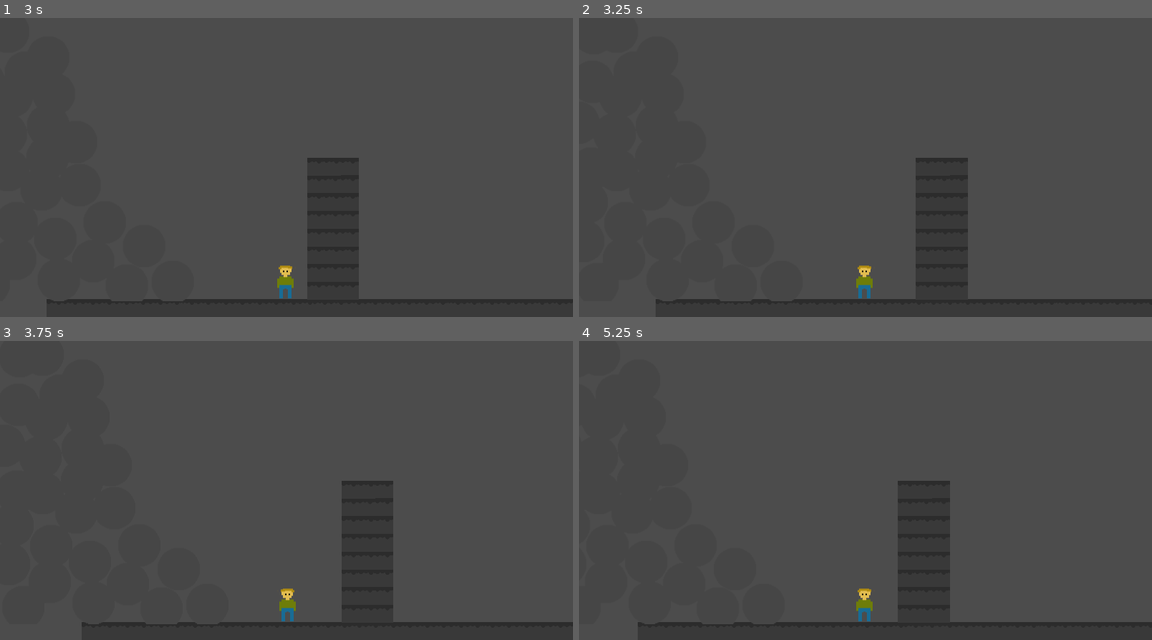
Above: before the commit, frames 1-4 (two rows, left to right).
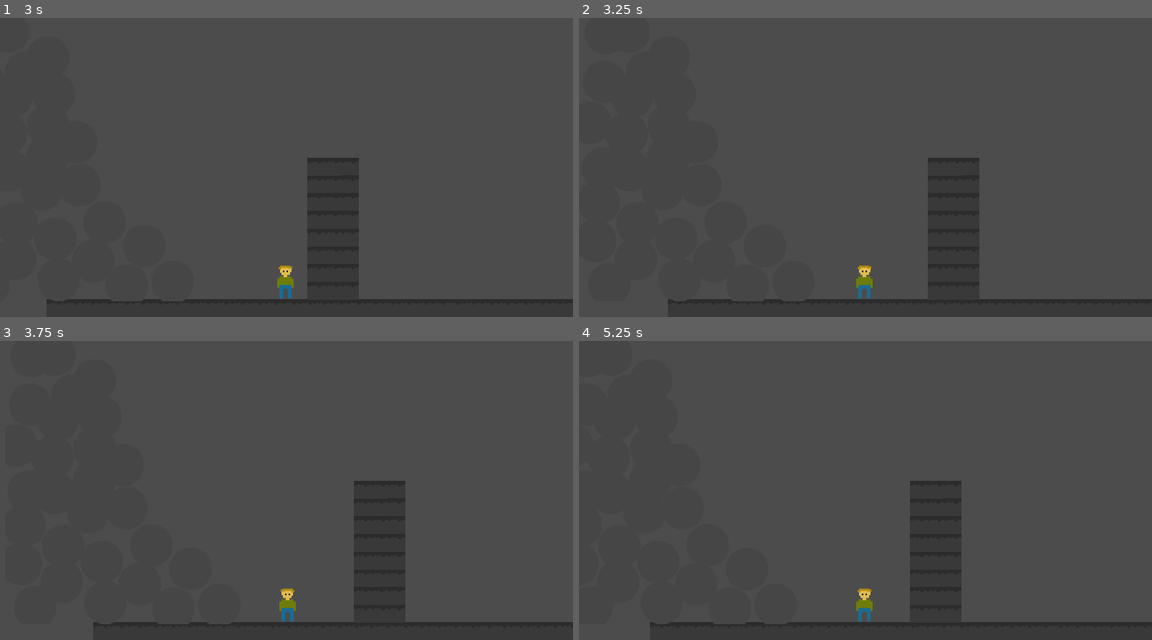
Above: after the commit, the same moments.

Repository: eggsnham07/Gold-Miners-wt
Game: Godot game, scene res://Scenes/menu.tscn
The game is run twice, just before and just after one commit, with the same random seed, the same clock (stepped at 60 frames per second) and the same inputs.
Inputs:
- Up to frame 1 (3 s): click "Play" at 0.5 s; tap Enter at 1.25 s; hold E (Dash) 1.28-2.03 s; hold D (Right) 1.28-2.78 s; tap Space (Jump) at 1.52, 2.27 s; tap E (Dash) at 2.1 s; hold A (Left) from 2.78 s (still down); hold Q (Grapple) from 2.78 s (still down)
- Up to frame 2 (3.25 s): keep holding A (Left); keep holding Q (Grapple); tap E (Dash) at 3.05 s
- Up to frame 3 (3.75 s): release A (Left) at 3.53 s; release Q (Grapple) at 3.53 s; hold D (Right) from 3.53 s (still down); tap Shift (Sprint) at 3.6 s
- Up to frame 4 (5.25 s): tap Space (Jump) at 3.77, 4.52 s; tap E (Dash) at 3.8, 5.1 s; hold E (Dash) 4.28-5.03 s; release D (Right) at 5.03 s; hold A (Left) from 5.03 s (still down)

Frame 1 is identical in both runs. In frame 2, 0.6% of the frame differs, in the area x 13-70%, y 46-96%; in frame 3, 0.6%, in the area x 14-71%, y 46-96%; in frame 4, 0.6%.

Commit message:
Added/Updated Files

Diff:
--- a/Player/Player.gd
+++ b/Player/Player.gd
@@ -7,7 +7,7 @@
 var vel:Vector2 = Vector2()
 
 onready var sprite = $Sprite
-var time:int = 30
+var time:int = 20
 
 var t = Transform2D()
 
@@ -47,7 +47,7 @@
 		if sprite.flip_h == true:
 			if time > 0:
 				time -= delta
-				vel.x += 500
+				vel.x += 1000
 				if !is_on_floor():
 					vel.y = 0
 			elif time != 0:
@@ -57,7 +57,7 @@
 		elif sprite.flip_h == false:
 			if time > 0:
 				time -= delta
-				vel.x -= 500
+				vel.x -= 1000
 
 				if !is_on_floor():
 					vel.y = 0
@@ -95,7 +95,7 @@
 
 	vel = move_and_slide(vel, Vector2.UP)
 	if is_on_floor() and time == 0:
-		time = 30
+		time = 20
 
 func collect_dash():
 	dash = true
--- a/project.godot
+++ b/project.godot
@@ -55,11 +55,13 @@
 Dash={
 "deadzone": 0.5,
 "events": [ Object(InputEventKey,"resource_local_to_scene":false,"resource_name":"","device":0,"alt":false,"shift":false,"control":false,"meta":false,"command":false,"pressed":false,"scancode":69,"unicode":0,"echo":false,"script":null)
+, Object(InputEventKey,"resource_local_to_scene":false,"resource_name":"","device":0,"alt":false,"shift":false,"control":false,"meta":false,"command":false,"pressed":false,"scancode":16777233,"unicode":0,"echo":false,"script":null)
  ]
 }
 Grapple={
 "deadzone": 0.5,
 "events": [ Object(InputEventKey,"resource_local_to_scene":false,"resource_name":"","device":0,"alt":false,"shift":false,"control":false,"meta":false,"command":false,"pressed":false,"scancode":81,"unicode":0,"echo":false,"script":null)
+, Object(InputEventKey,"resource_local_to_scene":false,"resource_name":"","device":0,"alt":false,"shift":false,"control":false,"meta":false,"command":false,"pressed":false,"scancode":16777232,"unicode":0,"echo":false,"script":null)
  ]
 }
 
Not shown, changed: docs/play/index.html
Not shown, changed: docs/play/index.js
Not shown, changed: docs/play/index.pck
Not shown, changed: docs/play/index.wasm
